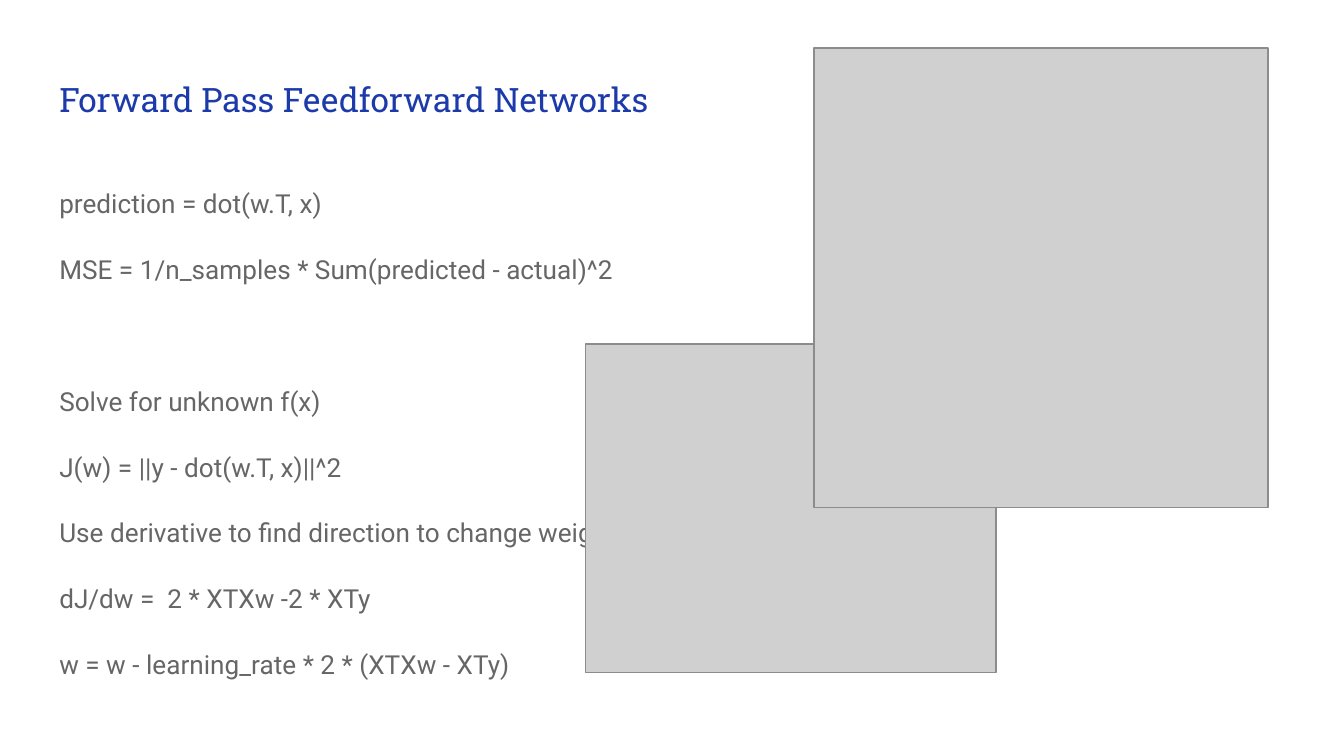
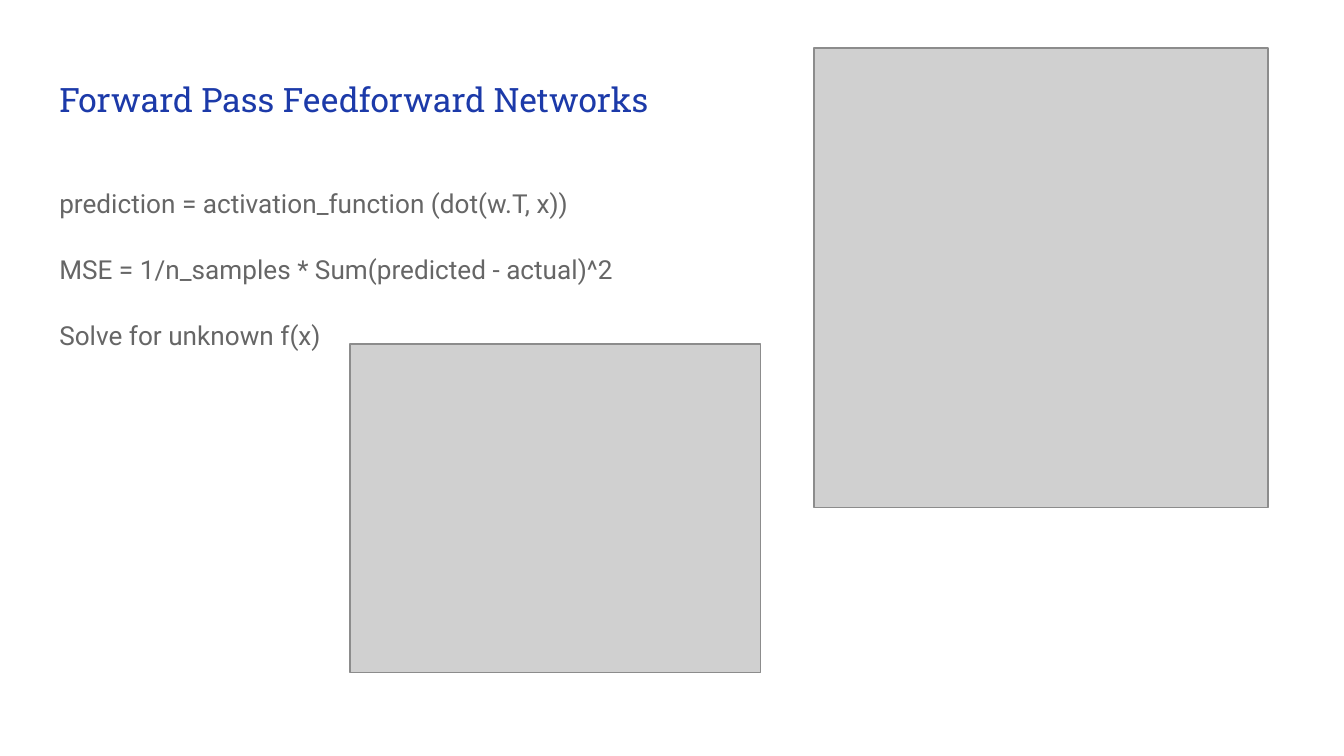
Before and after one commit to timestocome/DeepLearning-Talks, a slide deck: slide 6 of NeuralNets (under the hood)/Neural Network Math.pptx. Drawn at 1344x756 pixels with LibreOffice and Linux fonts; fonts in the diff are those of the drawing; grey boxes stand for pictures. Boxes give left, top, right and bottom in pixels: in the first picture for what was removed or moved away, otherwise in the second. Text is boxed around its words. In the diff, an @@ line names an element or a change of style, - is before the commit and + after.

```diff
--- a/NeuralNets (under the hood)/Neural Network Math.pptx
+++ b/NeuralNets (under the hood)/Neural Network Math.pptx
@@ text at [59, 192, 568, 219]: text changed @@
-prediction = dot(w.T, x)
+prediction = activation_function (dot(w.T, x))
@@ picture: place and size @@
-picture at [585, 344, 996, 672]
+picture at [349, 344, 761, 672]
@@ text at [59, 456, 629, 680]: paragraphs removed @@
-J(w) = ||y - dot(w.T, x)||^2
-Use derivative to find direction to change weights
-dJ/dw = 2 * XTXw -2 * XTy
-w = w - learning_rate * 2 * (XTXw - XTy)
```
Also in this commit, not shown: 15 other slides changed, 1 other file.
